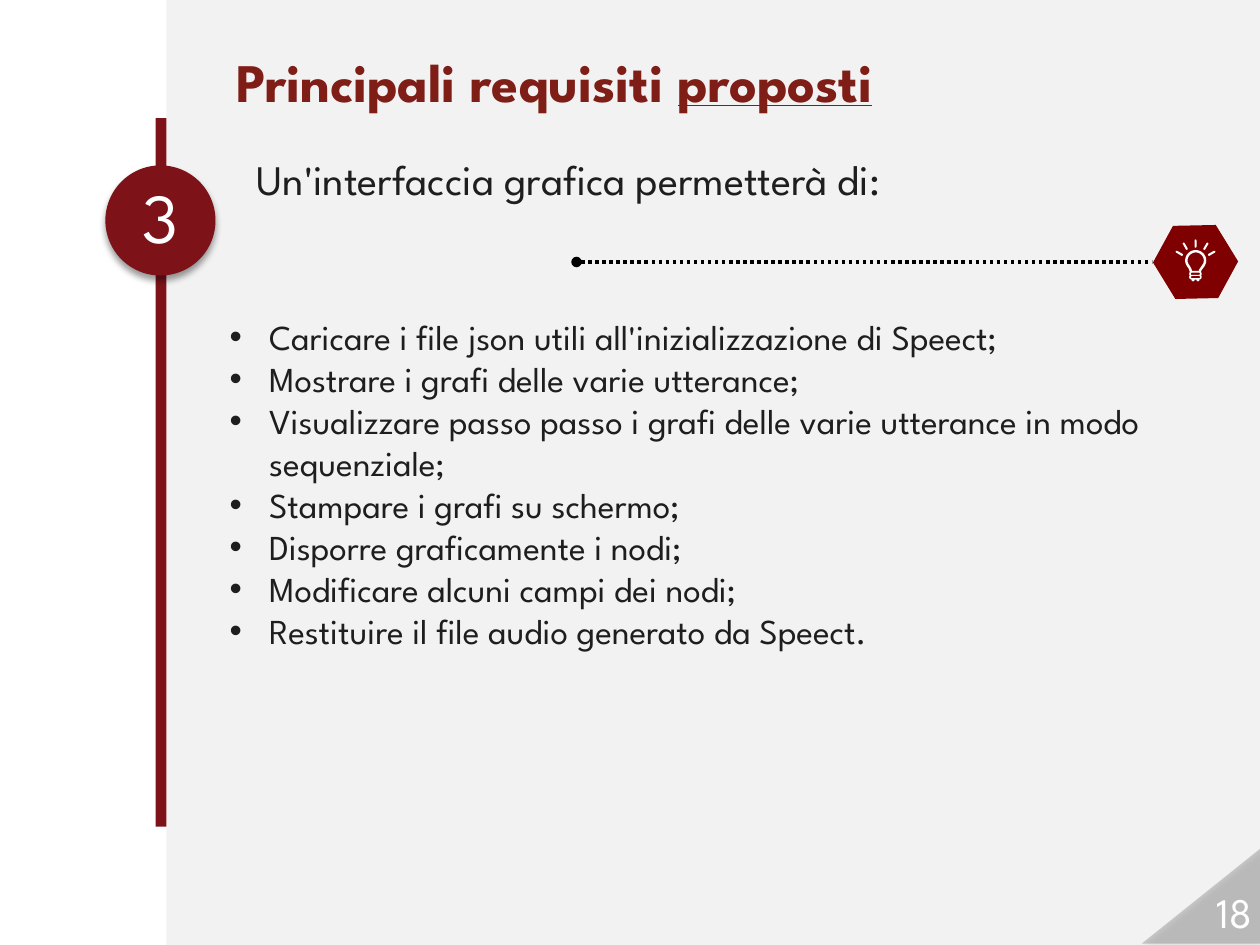
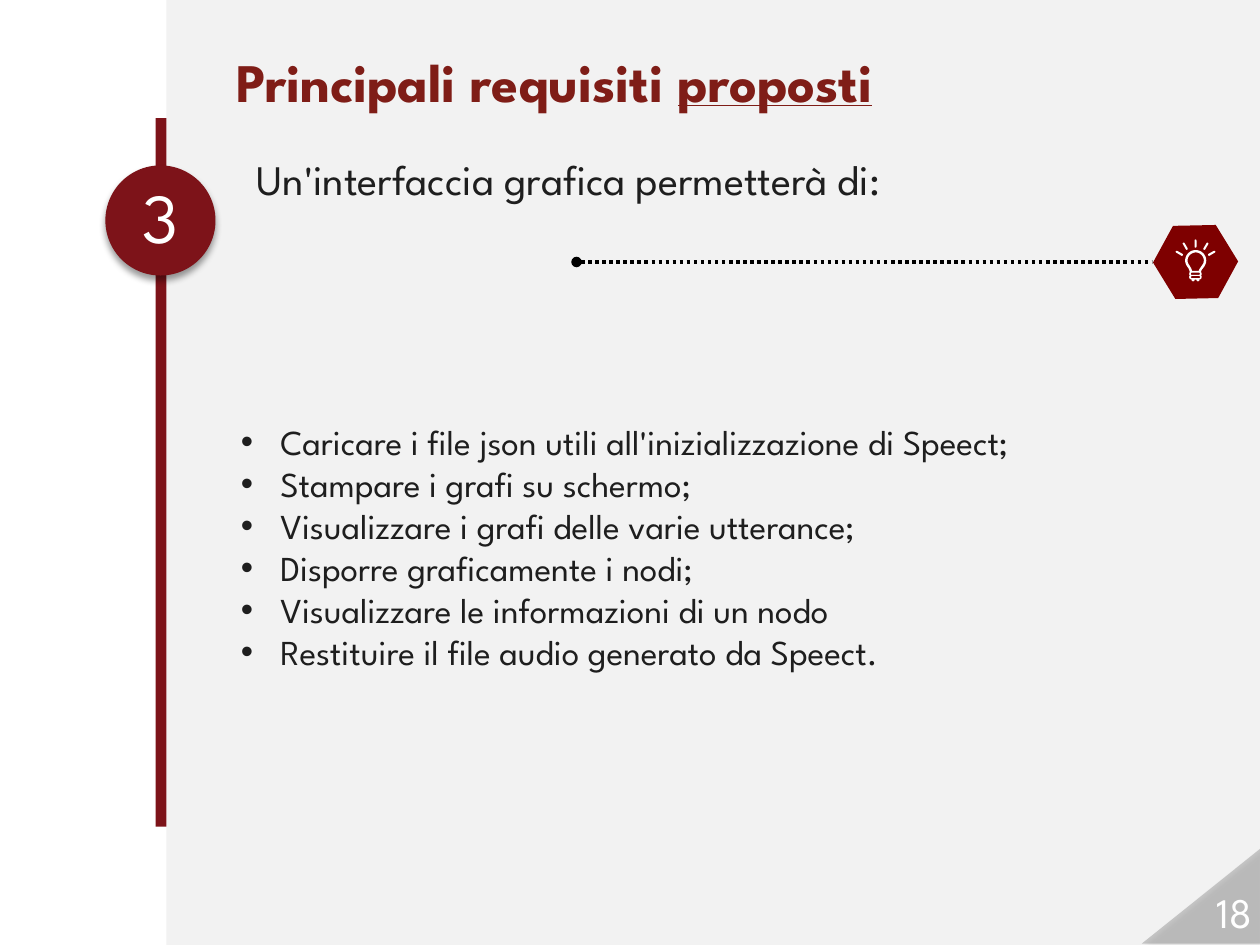
Before and after one commit to Italiaracerx/progettoSWE, a slide deck: slide 18 of Presentazione/Presentazione 26-01-2018.pptx. Drawn at 1260x945 pixels with LibreOffice and Linux fonts; fonts in the diff are those of the drawing; background and template pictures are left out. Boxes give left, top, right and bottom in pixels: in the first picture for what was removed or moved away, otherwise in the second. Text is boxed around its words. In the diff, an @@ line names an element or a change of style, - is before the commit and + after.

```diff
--- a/Presentazione/Presentazione 26-01-2018.pptx
+++ b/Presentazione/Presentazione 26-01-2018.pptx
@@ text at bbox=[269, 357, 1140, 484]: paragraphs removed @@
-• Mostrare i grafi delle varie utterance;
-• Visualizzare passo passo i grafi delle varie utterance in modo sequenziale;
@@ text "Caricare i file json utili ...": place and size @@
-text "Caricare i file json utili ..." at bbox=[269, 325, 1140, 652]
+text "Caricare i file json utili ..." at bbox=[280, 430, 1009, 673]
@@ text at bbox=[280, 504, 855, 547]: paragraph added @@
+• Visualizzare i grafi delle varie utterance;
@@ text at bbox=[280, 588, 828, 624]: text changed @@
-• Modificare alcuni campi dei nodi;
+• Visualizzare le informazioni di un nodo
```
Also in this commit, not shown: 1 other slide changed.
